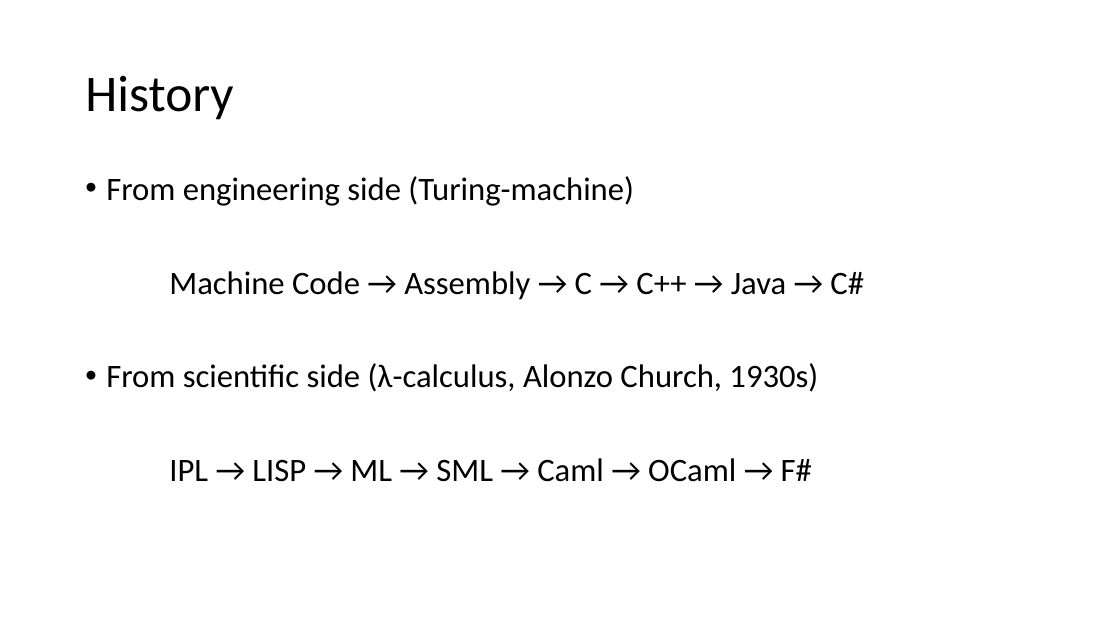
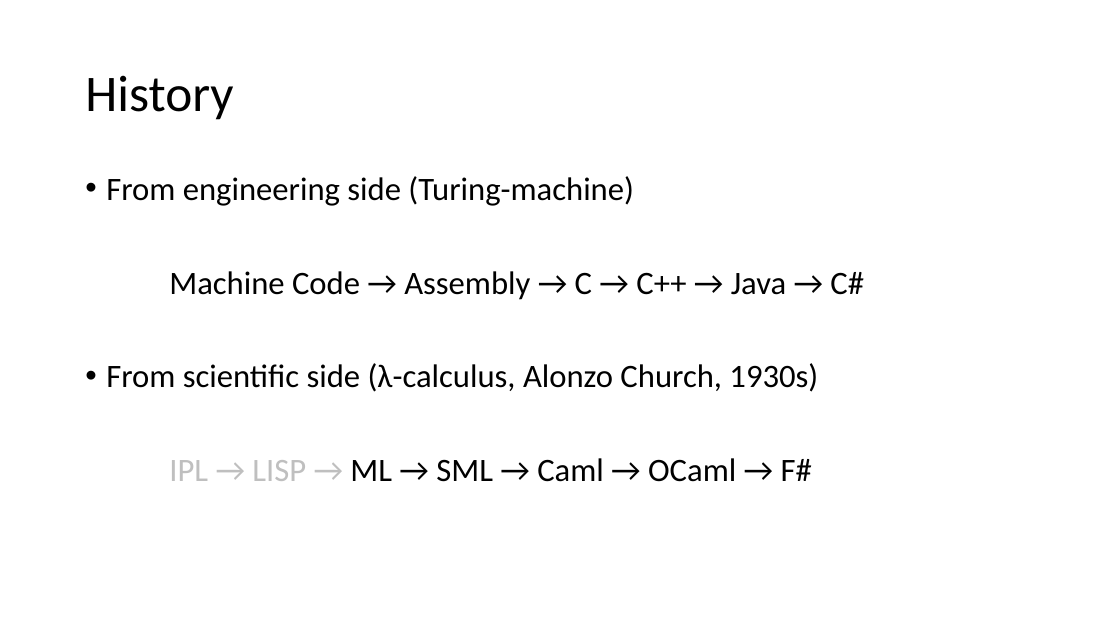
Before and after one commit to FoggyFinder/FSharpDemo, a slide deck: slide 4 of docs/FSharp.pptx. Drawn at 1120x630 pixels with LibreOffice and Linux fonts; fonts in the diff are those of the drawing. Boxes give left, top, right and bottom in pixels: in the first picture for what was removed or moved away, otherwise in the second. Text is boxed around its words. In the diff, an @@ line names an element or a change of style, - is before the commit and + after.

```diff
--- a/docs/FSharp.pptx
+++ b/docs/FSharp.pptx
@@ text at <box>169,458,812,482</box>: text colour #000000 to #BFBFBF in "IPL → LISP →" @@
```
Also in this commit, not shown: 2 other slides changed, 2 other files.
